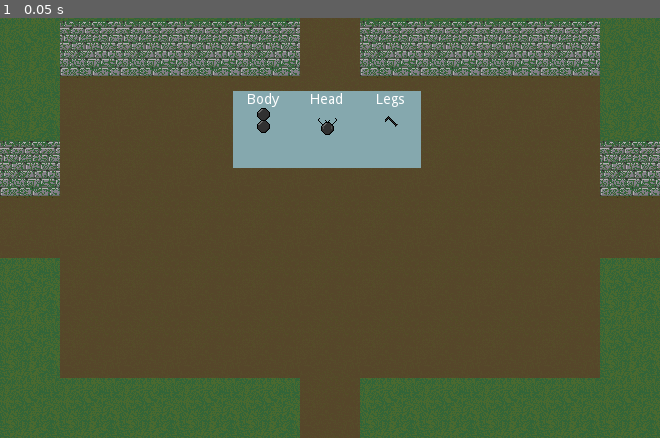
Above: before the commit, frame 1.
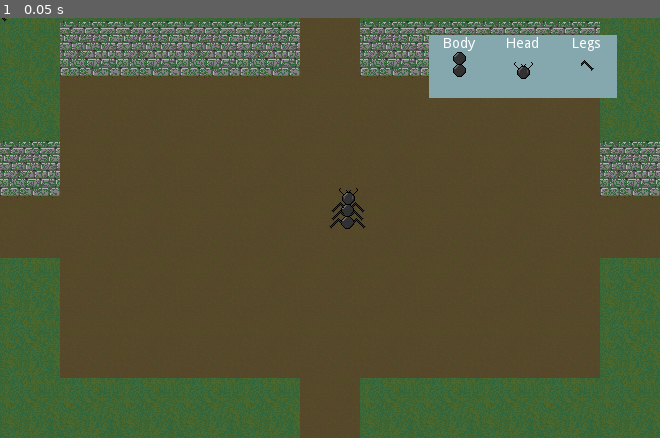
Above: after the commit, the same moment.

Repository: Micron-Flash/2021_GitHub_Game_Off
Game: Godot game, scene res://Scenes/Game.tscn
The game is run twice, just before and just after one commit, with the same random seed, the same clock (stepped at 60 frames per second) and the same inputs.
Inputs:
- Up to frame 1 (0.05 s): no input

The runs differ from the first frame. In frame 1, 9.7% of the frame differs, in the area x 0-94%, y 0-51%.

Commit message:
legs, heads, and body parts align correctly

Diff:
--- /dev/null
+++ b/Bodyparts/Body1.tscn
@@ -0,0 +1,84 @@
+[gd_scene load_steps=4 format=2]
+
+[ext_resource path="res://Art/Torso1.png" type="Texture" id=1]
+[ext_resource path="res://Scripts/Snap_point.gd" type="Script" id=2]
+[ext_resource path="res://Scripts/body_builder.gd" type="Script" id=3]
+
+[node name="Body1" type="Node2D"]
+script = ExtResource( 3 )
+
+[node name="Sprite" type="Sprite" parent="."]
+texture = ExtResource( 1 )
+
+[node name="SnapPoints" type="Node2D" parent="."]
+
+[node name="head" type="Position2D" parent="SnapPoints"]
+position = Vector2( 0.523228, -14.552 )
+script = ExtResource( 2 )
+__meta__ = {
+"_gizmo_extents_": 1.0
+}
+snap_to_type = "Head"
+snap_to_dirrection = "Top"
+
+[node name="leg1" type="Position2D" parent="SnapPoints"]
+position = Vector2( 4.64439, -12.5261 )
+script = ExtResource( 2 )
+__meta__ = {
+"_gizmo_extents_": 1.0
+}
+snap_to_type = "Leg"
+snap_to_dirrection = "Right"
+
+[node name="tail" type="Position2D" parent="SnapPoints"]
+position = Vector2( 0.294161, 9.49041 )
+script = ExtResource( 2 )
+__meta__ = {
+"_gizmo_extents_": 1.0
+}
+snap_to_type = "Tail"
+
+[node name="leg2" type="Position2D" parent="SnapPoints"]
+position = Vector2( 6.58193, 3.08397 )
+script = ExtResource( 2 )
+__meta__ = {
+"_gizmo_extents_": 1.0
+}
+snap_to_type = "Leg"
+snap_to_dirrection = "Right"
+
+[node name="leg3" type="Position2D" parent="SnapPoints"]
+position = Vector2( -5.66503, 2.93742 )
+script = ExtResource( 2 )
+__meta__ = {
+"_gizmo_extents_": 1.0
+}
+snap_to_type = "Leg"
+snap_to_dirrection = "Left"
+
+[node name="leg4" type="Position2D" parent="SnapPoints"]
+position = Vector2( -3.55111, -12.4444 )
+script = ExtResource( 2 )
+__meta__ = {
+"_gizmo_extents_": 1.0
+}
+snap_to_type = "Leg"
+snap_to_dirrection = "Left"
+
+[node name="leg5" type="Position2D" parent="SnapPoints"]
+position = Vector2( -3.602, -4.44795 )
+script = ExtResource( 2 )
+__meta__ = {
+"_gizmo_extents_": 1.0
+}
+snap_to_type = "Leg"
+snap_to_dirrection = "Left"
+
+[node name="leg6" type="Position2D" parent="SnapPoints"]
+position = Vector2( 4.43759, -4.31174 )
+script = ExtResource( 2 )
+__meta__ = {
+"_gizmo_extents_": 1.0
+}
+snap_to_type = "Leg"
+snap_to_dirrection = "Right"
--- /dev/null
+++ b/Bodyparts/Head1.tscn
@@ -0,0 +1,31 @@
+[gd_scene load_steps=5 format=2]
+
+[ext_resource path="res://Art/Head1.png" type="Texture" id=1]
+[ext_resource path="res://Scripts/body_builder.gd" type="Script" id=2]
+[ext_resource path="res://Scripts/Snap_point.gd" type="Script" id=3]
+
+[sub_resource type="CircleShape2D" id=1]
+radius = 6.49909
+
+[node name="Head1" type="Node2D"]
+script = ExtResource( 2 )
+
+[node name="Head" type="Sprite" parent="."]
+texture = ExtResource( 1 )
+
+[node name="Area2D" type="Area2D" parent="Head"]
+
+[node name="CollisionShape2D" type="CollisionShape2D" parent="Head/Area2D"]
+position = Vector2( 0.46822, 5.61865 )
+shape = SubResource( 1 )
+
+[node name="SnapPoints" type="Node2D" parent="."]
+
+[node name="Snap_point" type="Position2D" parent="SnapPoints"]
+position = Vector2( 0.29496, 11.5772 )
+script = ExtResource( 3 )
+__meta__ = {
+"_gizmo_extents_": 1.0
+}
+snap_to_type = "Body"
+snap_to_dirrection = "Top"
--- /dev/null
+++ b/Bodyparts/Leg1.tscn
@@ -0,0 +1,24 @@
+[gd_scene load_steps=4 format=2]
+
+[ext_resource path="res://Art/leg1.png" type="Texture" id=1]
+[ext_resource path="res://Scripts/Snap_point.gd" type="Script" id=2]
+[ext_resource path="res://Scripts/body_builder.gd" type="Script" id=3]
+
+[node name="Leg1" type="Node2D"]
+script = ExtResource( 3 )
+body_part = "Leg"
+snap_to_dirrection = "Right"
+
+[node name="Sprite" type="Sprite" parent="."]
+texture = ExtResource( 1 )
+
+[node name="SnapPoints" type="Node2D" parent="."]
+
+[node name="Position2D" type="Position2D" parent="SnapPoints"]
+position = Vector2( -5.571, -2.575 )
+script = ExtResource( 2 )
+__meta__ = {
+"_gizmo_extents_": 1.0
+}
+snap_to_type = "Body"
+snap_to_dirrection = "Right"
--- /dev/null
+++ b/Player/Player.tscn
@@ -0,0 +1,14 @@
+[gd_scene load_steps=2 format=2]
+
+[ext_resource path="res://Scripts/PlayerManager.gd" type="Script" id=1]
+
+[node name="Player" type="Node2D"]
+script = ExtResource( 1 )
+
+[node name="Head" type="Node2D" parent="."]
+
+[node name="Body" type="Node2D" parent="."]
+
+[node name="Legs" type="Node2D" parent="."]
+
+[node name="Tail" type="Node2D" parent="."]
--- a/Scenes/Game.tscn
+++ b/Scenes/Game.tscn
@@ -1,7 +1,15 @@
-[gd_scene load_steps=3 format=2]
+[gd_scene load_steps=9 format=2]
 
 [ext_resource path="res://Scenes/Starting Room.tscn" type="PackedScene" id=1]
 [ext_resource path="res://Scenes/PlayerBuilder.tscn" type="PackedScene" id=2]
+[ext_resource path="res://Player/Player.tscn" type="PackedScene" id=3]
+[ext_resource path="res://Bodyparts/Body1.tscn" type="PackedScene" id=4]
+[ext_resource path="res://Bodyparts/Head1.tscn" type="PackedScene" id=5]
+[ext_resource path="res://Art/Head1.png" type="Texture" id=6]
+[ext_resource path="res://Bodyparts/Leg1.tscn" type="PackedScene" id=7]
+
+[sub_resource type="CircleShape2D" id=1]
+radius = 6.49909
 
 [node name="Game" type="Node2D"]
 
@@ -12,3 +20,29 @@
 current = true
 
 [node name="PlayerBuilder" parent="." instance=ExtResource( 2 )]
+
+[node name="Head1" parent="." instance=ExtResource( 5 )]
+position = Vector2( 274.546, 50.4227 )
+body_part = "Head"
+
+[node name="Head2" type="Sprite" parent="Head1"]
+texture = ExtResource( 6 )
+
+[node name="Area2D" type="Area2D" parent="Head1/Head2"]
+
+[node name="CollisionShape2D" type="CollisionShape2D" parent="Head1/Head2/Area2D"]
+position = Vector2( 0.46822, 5.61865 )
+shape = SubResource( 1 )
+
+[node name="Body1" parent="." instance=ExtResource( 4 )]
+position = Vector2( 347.346, 201.02 )
+body_part = "Body"
+
+[node name="Player" parent="." instance=ExtResource( 3 )]
+head_path = NodePath("../Head1")
+body_path = NodePath("../Body1")
+leg_path = NodePath("../Leg1")
+
+[node name="Leg1" parent="." instance=ExtResource( 7 )]
+
+[editable path="Leg1"]
--- a/Scenes/PlayerBuilder.tscn
+++ b/Scenes/PlayerBuilder.tscn
@@ -1,25 +1,23 @@
-[gd_scene load_steps=5 format=2]
+[gd_scene load_steps=6 format=2]
 
 [ext_resource path="res://Art/Head1.png" type="Texture" id=1]
 [ext_resource path="res://Art/Torso1.png" type="Texture" id=2]
 [ext_resource path="res://Art/leg1.png" type="Texture" id=3]
+[ext_resource path="res://Scripts/PlayerBuilder.gd" type="Script" id=4]
 
 [sub_resource type="StyleBoxFlat" id=1]
 bg_color = Color( 0.521569, 0.658824, 0.682353, 1 )
 
 [node name="PlayerBuilder" type="Node2D"]
+script = ExtResource( 4 )
 
 [node name="CanvasLayer" type="CanvasLayer" parent="."]
 
 [node name="ReferenceRect" type="ReferenceRect" parent="CanvasLayer"]
-anchor_left = 0.5
-anchor_top = 0.5
-anchor_right = 0.5
-anchor_bottom = 0.5
-margin_left = -137.0
-margin_top = -210.5
-margin_right = 137.0
-margin_bottom = 210.5
+anchor_left = 1.0
+anchor_right = 1.0
+margin_left = -274.0
+margin_bottom = 97.0
 border_color = Color( 0, 0, 0, 1 )
 __meta__ = {
 "_edit_use_anchors_": false
@@ -30,17 +28,17 @@
 anchor_top = 0.5
 anchor_right = 0.5
 anchor_bottom = 0.5
-margin_left = -97.0
-margin_top = -136.5
-margin_right = 91.0
-margin_bottom = -59.5
+margin_left = -94.0
+margin_top = -31.5
+margin_right = 94.0
+margin_bottom = 31.5
 __meta__ = {
 "_edit_use_anchors_": false
 }
 
 [node name="Panel" type="Panel" parent="CanvasLayer/ReferenceRect/MarginContainer"]
 margin_right = 188.0
-margin_bottom = 77.0
+margin_bottom = 63.0
 custom_styles/panel = SubResource( 1 )
 
 [node name="GridContainer" type="GridContainer" parent="CanvasLayer/ReferenceRect/MarginContainer/Panel"]
@@ -54,22 +52,23 @@
 "_edit_use_anchors_": false
 }
 
-[node name="TextureButton" type="TextureButton" parent="CanvasLayer/ReferenceRect/MarginContainer/Panel/GridContainer"]
+[node name="Body_Button" type="TextureButton" parent="CanvasLayer/ReferenceRect/MarginContainer/Panel/GridContainer"]
 margin_right = 60.0
 margin_bottom = 60.0
+mouse_default_cursor_shape = 2
 texture_normal = ExtResource( 2 )
 __meta__ = {
 "_edit_use_anchors_": false
 }
 
-[node name="MarginContainer" type="MarginContainer" parent="CanvasLayer/ReferenceRect/MarginContainer/Panel/GridContainer/TextureButton"]
+[node name="MarginContainer" type="MarginContainer" parent="CanvasLayer/ReferenceRect/MarginContainer/Panel/GridContainer/Body_Button"]
 anchor_right = 1.0
 margin_bottom = 14.0
 __meta__ = {
 "_edit_use_anchors_": false
 }
 
-[node name="Label" type="Label" parent="CanvasLayer/ReferenceRect/MarginContainer/Panel/GridContainer/TextureButton/MarginContainer"]
+[node name="Label" type="Label" parent="CanvasLayer/ReferenceRect/MarginContainer/Panel/GridContainer/Body_Button/MarginContainer"]
 margin_right = 60.0
 margin_bottom = 14.0
 text = "Body"
@@ -79,23 +78,24 @@
 "_edit_use_anchors_": false
 }
 
-[node name="TextureButton2" type="TextureButton" parent="CanvasLayer/ReferenceRect/MarginContainer/Panel/GridContainer"]
+[node name="Head_Button" type="TextureButton" parent="CanvasLayer/ReferenceRect/MarginContainer/Panel/GridContainer"]
 margin_left = 64.0
 margin_right = 124.0
 margin_bottom = 60.0
+mouse_default_cursor_shape = 2
 texture_normal = ExtResource( 1 )
 __meta__ = {
 "_edit_use_anchors_": false
 }
 
-[node name="MarginContainer" type="MarginContainer" parent="CanvasLayer/ReferenceRect/MarginContainer/Panel/GridContainer/TextureButton2"]
+[node name="MarginContainer" type="MarginContainer" parent="CanvasLayer/ReferenceRect/MarginContainer/Panel/GridContainer/Head_Button"]
 anchor_right = 1.0
 margin_bottom = 14.0
 __meta__ = {
 "_edit_use_anchors_": false
 }
 
-[node name="Label" type="Label" parent="CanvasLayer/ReferenceRect/MarginContainer/Panel/GridContainer/TextureButton2/MarginContainer"]
+[node name="Label" type="Label" parent="CanvasLayer/ReferenceRect/MarginContainer/Panel/GridContainer/Head_Button/MarginContainer"]
 margin_right = 60.0
 margin_bottom = 14.0
 text = "Head"
@@ -105,23 +105,24 @@
 "_edit_use_anchors_": false
 }
 
-[node name="TextureButton3" type="TextureButton" parent="CanvasLayer/ReferenceRect/MarginContainer/Panel/GridContainer"]
+[node name="Legs_Button" type="TextureButton" parent="CanvasLayer/ReferenceRect/MarginContainer/Panel/GridContainer"]
 margin_left = 128.0
 margin_right = 188.0
 margin_bottom = 60.0
+mouse_default_cursor_shape = 2
 texture_normal = ExtResource( 3 )
 __meta__ = {
 "_edit_use_anchors_": false
 }
 
-[node name="MarginContainer" type="MarginContainer" parent="CanvasLayer/ReferenceRect/MarginContainer/Panel/GridContainer/TextureButton3"]
+[node name="MarginContainer" type="MarginContainer" parent="CanvasLayer/ReferenceRect/MarginContainer/Panel/GridContainer/Legs_Button"]
 anchor_right = 1.0
 margin_bottom = 14.0
 __meta__ = {
 "_edit_use_anchors_": false
 }
 
-[node name="Label" type="Label" parent="CanvasLayer/ReferenceRect/MarginContainer/Panel/GridContainer/TextureButton3/MarginContainer"]
+[node name="Label" type="Label" parent="CanvasLayer/ReferenceRect/MarginContainer/Panel/GridContainer/Legs_Button/MarginContainer"]
 margin_right = 60.0
 margin_bottom = 14.0
 text = "Legs"
--- /dev/null
+++ b/Scripts/PlayerBuilder.gd
@@ -0,0 +1,16 @@
+extends Node2D
+
+
+# Declare member variables here. Examples:
+# var a = 2
+# var b = "text"
+
+
+# Called when the node enters the scene tree for the first time.
+func _ready():
+	pass # Replace with function body.
+
+
+# Called every frame. 'delta' is the elapsed time since the previous frame.
+#func _process(delta):
+#	pass
--- /dev/null
+++ b/Scripts/PlayerManager.gd
@@ -0,0 +1,39 @@
+extends Node2D
+
+export(NodePath) var head_path
+export(NodePath) var body_path
+export(NodePath) var leg_path
+
+onready var head_node = $Head
+onready var body_node = $Body
+onready var leg_node = $Legs
+
+func _ready():
+	var body = get_node(body_path)
+	var head = get_node(head_path)
+	var leg = get_node(leg_path)
+	attach_legs(body)
+	attach_body_part(body,head)
+
+func attach_legs(_body):
+	var type = 'Leg'
+	var leg_instance = preload("res://Bodyparts/Leg1.tscn")
+	var leg_points = _body.get_all_attach_points(type)
+	for point in leg_points:
+		print(point.snap_to_dirrection)
+		var new_leg = leg_instance.instance()
+		new_leg.snap_to_dirrection = point.snap_to_dirrection
+		new_leg.align_to_snap()
+		var base1_point = point
+		var base2_point = new_leg.get_attach_point('Body')
+		new_leg.position = Vector2(_body.position.x - base2_point.position.x + base1_point.position.x, _body.position.y - base2_point.position.y + base1_point.position.y)
+		self.add_child(new_leg)
+
+
+
+func attach_body_part(part1, part2):
+	var part1_type = part1.get_body_part()
+	var part2_type = part2.get_body_part()
+	var base1_point = part1.get_attach_point(part2_type)
+	var base2_point = part2.get_attach_point(part1_type)
+	part2.position = Vector2(part1.position.x - base2_point.position.x + base1_point.position.x, part1.position.y - base2_point.position.y + base1_point.position.y)
--- /dev/null
+++ b/Scripts/Snap_point.gd
@@ -0,0 +1,5 @@
+extends Position2D
+
+
+export(String, "Head", "Body", "Leg", "Tail") var snap_to_type
+export(String, "Top", "Bottom", "Left", "Right") var snap_to_dirrection
--- /dev/null
+++ b/Scripts/body_builder.gd
@@ -0,0 +1,33 @@
+extends Node2D
+
+export(String, "Head", "Body", "Leg") var body_part
+export(String, "Top", "Bottom", "Left", "Right") var snap_to_dirrection
+
+
+func _ready():
+	print(get_body_part())
+
+func get_attach_point(type):
+	var snap_points = get_node("SnapPoints")
+	for point in snap_points.get_children():
+		if point.snap_to_type == type:
+			return point
+
+func get_all_attach_points(type):
+	var list = []
+	var snap_points = get_node("SnapPoints")
+	for point in snap_points.get_children():
+		if point.snap_to_type == type:
+			list.append(point)
+	return list
+
+func align_to_snap():
+	if snap_to_dirrection == 'Left':
+		self.scale = Vector2(-1,1)
+		$SnapPoints/Position2D.position.x = $SnapPoints/Position2D.position.x * -1.0
+	elif snap_to_dirrection == 'Right':
+		self.scale = Vector2(1,1)
+
+
+func get_body_part():
+	return body_part
